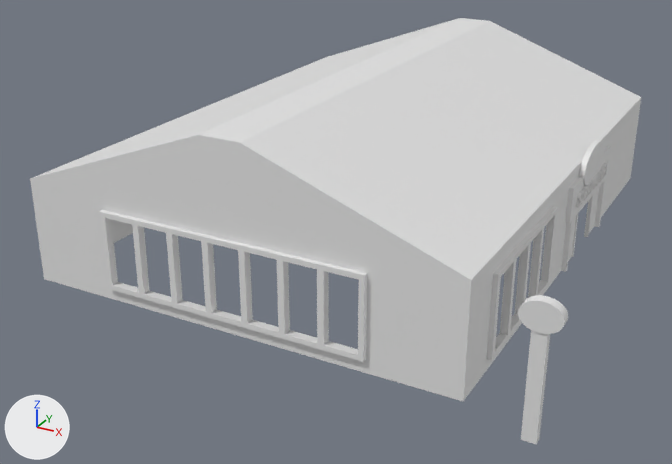
Before and after pictures for a commit that changed the Blender file Assets/Models/supermarket.blend.
The view is the same before and after, from a camera (50 mm lens) standing at (65.5, -194.5, 92.7) and looking at (-32.5, -16.3, 3.6). The axes (+X, +Y, +Z) are drawn at lower left. The lights are the same throughout.
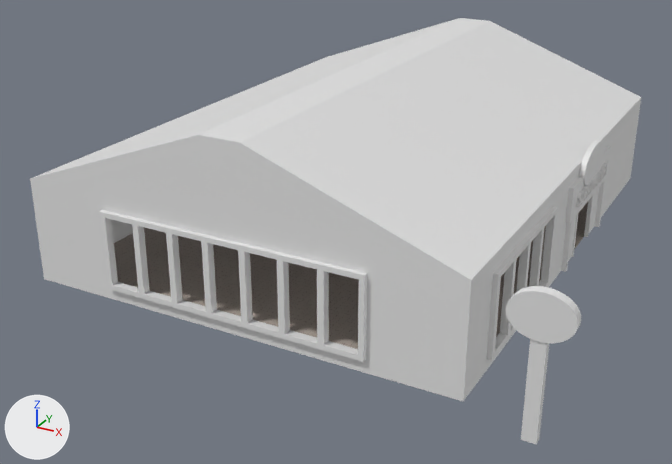
The change in detail:
Picture 'floor.png' (img_floor_png) is new.
Material 'Material' (mat_material) is new.
Its base color is (0.8, 0.8, 0.8) (white #e7e7e7).
Material 'Floor' (mat_floor) is new.
Its texture is img_floor_png.
me_plane is used by ob_plane; location (-1.5, 64.6, 19.5); rotation (1.571, 0.0, 0.0), in degrees (90, 0, 0).
me_plane had 1647 vertices, 1864 faces, 1 loose edge and spanned x -79.1..37.6, y -19.5..20.9, z -1.0..133.9.
me_plane now has 1653 vertices, 1871 faces, 1 loose edge and spans x -79.1..39.6, y -19.5..20.9, z -1.0..133.9.
Part 1, on me_plane:
64 vertices move from x 30.3..37.6, y 1.1..6.6, z 131.9..133.9 to x 28.2..39.6, y -0.5..8.1, z 131.9..133.9.
6 vertices are added at (-78.6, -19.5, 0.9), (19.6, -19.5, 0.9), (19.6, -19.5, 127.0), (-78.6, -19.5, 127.0), (19.6, -19.5, 47.1), (19.6, -19.5, 59.6).
6 new faces join them, mat_material (white #e7e7e7).
1 new face joins them, mat_floor (picture img_floor_png).
me_plane now uses material mat_material (white #e7e7e7).
me_plane now uses material mat_floor (picture img_floor_png).

Boxes (x1, y1, x2, y2) around the edits, measured in the pictures (672 x 464 px):
part 1 of me_plane, built on
    before: (518, 295, 568, 334)
    after: (114, 202, 588, 349)
